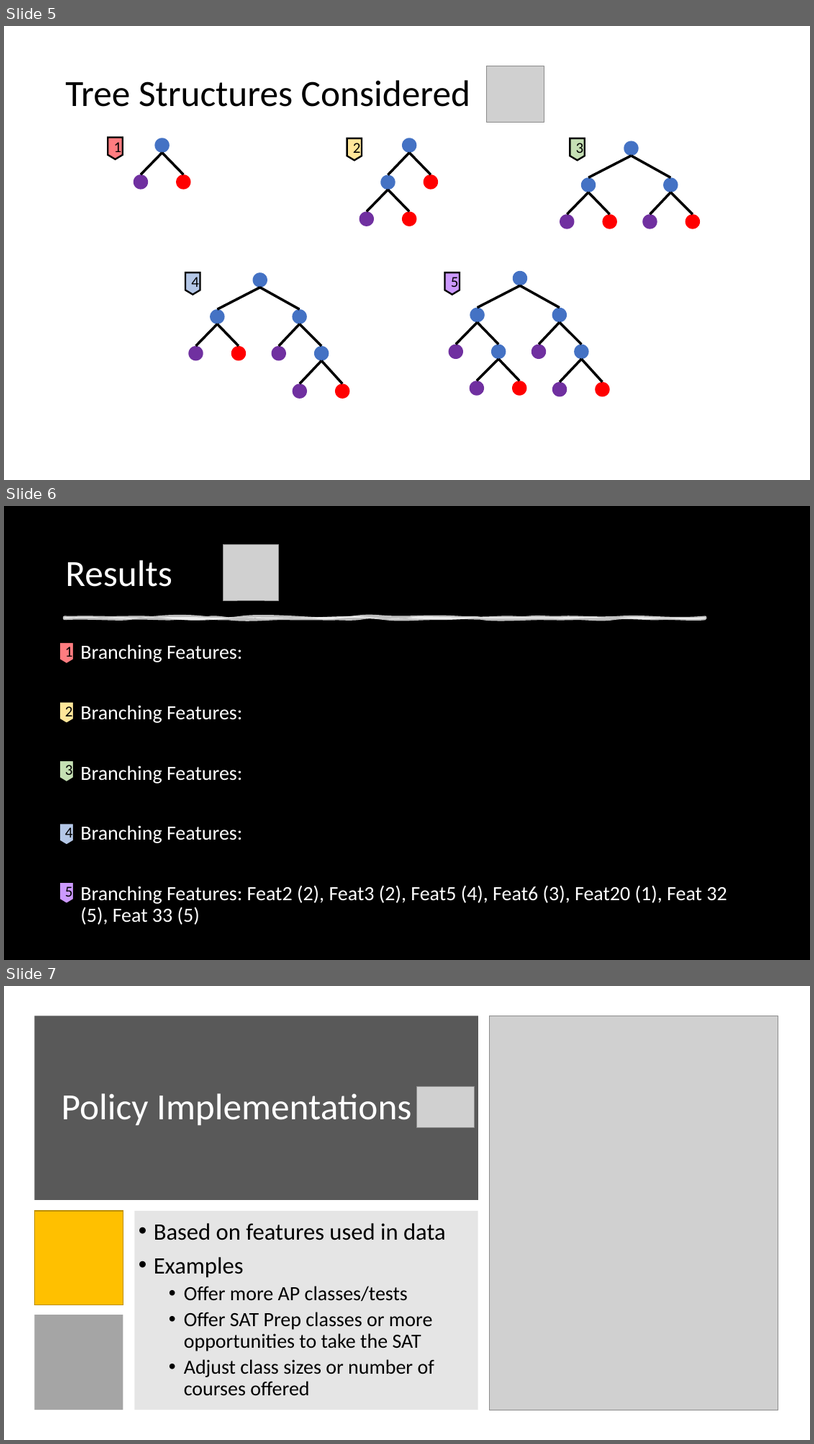
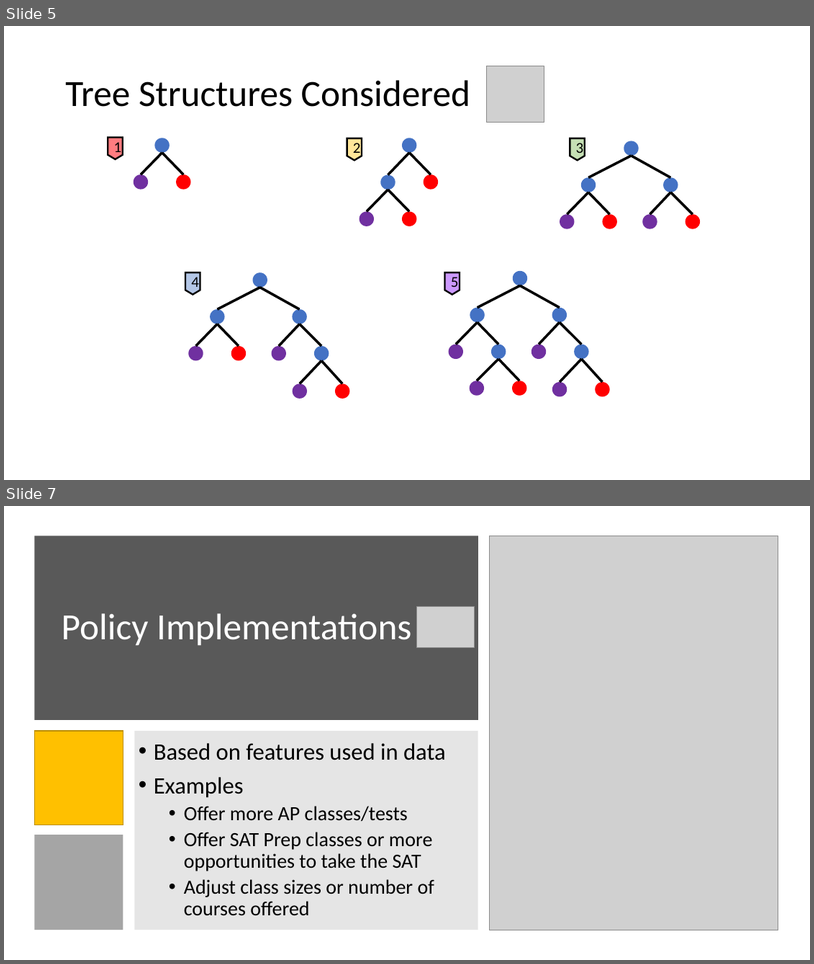
Before and after one commit to DillWithIt77/D2P-Spring-2021, a slide deck: D2P_Slide_Deck.pptx. Shown one above the other, each under a label of ours: slides 5, 6 and 7 before the commit, slides 5 and 7 after it; the slides between them are not shown. The pictures are 814x1444 and 814x964 pixels, drawn with LibreOffice and Linux fonts; fonts in the diff are those of the drawing; grey boxes stand for pictures; background and template pictures are left out. Boxes give left, top, right and bottom in pixels: in the first picture for what was removed or moved away, otherwise in the second. Text is boxed around its words. In the diff, an @@ line names an element or a change of style, - is before the commit and + after.

```diff
--- a/D2P_Slide_Deck.pptx
+++ b/D2P_Slide_Deck.pptx
@@ slide 6 removed at (4,506,810,960), background picture (left out) @@
@@ picture removed at (223,545,278,600) @@
@@ title removed at (65,560,172,587) @@
-Results
@@ freeform shape removed at (64,618,706,618) @@
@@ flow chart offpage connector removed at (59,642,74,664) @@
-1
@@ text removed at (80,644,727,924) @@
-• Branching Features:
-• Branching Features:
-• Branching Features:
-• Branching Features:
-• Branching Features: Feat2 (2), Feat3 (2), Feat5 (4), Feat6 (3), Feat20 (1), Feat 32 (5), Feat 33 (5)
@@ flow chart offpage connector removed at (59,701,74,723) @@
-2
@@ flow chart offpage connector removed at (59,760,74,782) @@
-3
@@ flow chart offpage connector removed at (59,823,74,845) @@
-4
@@ flow chart offpage connector removed at (59,882,74,903) @@
-5
```
Also in this commit, not shown: 1 slide added, 12 other files.
